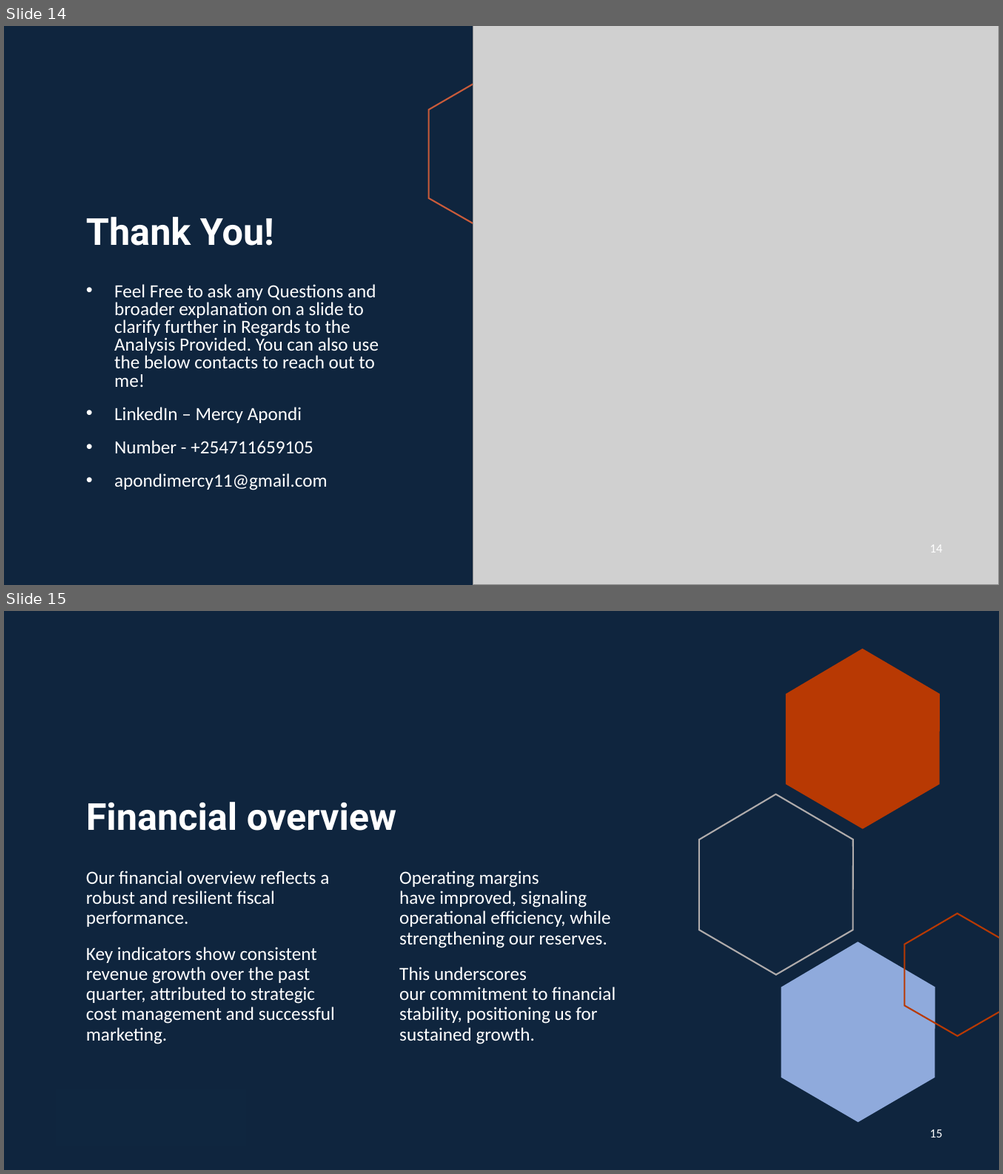
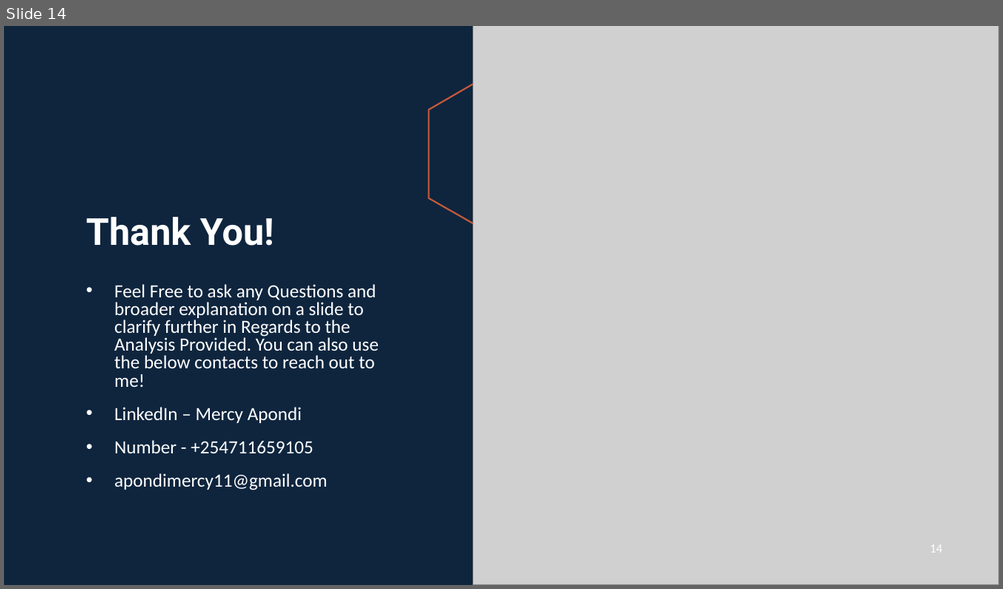
Before and after one commit to Apondi9911/New-Aviation-Fleet-Acquisition-Risk-Analysis, a slide deck: PresentationSlides/New Aviation Fleet Acquisition Risk Analysis.pptx. Shown one above the other, each under a label of ours: slides 14 and 15 before the commit, slide 14 after it. The pictures are 1003x1174 and 1003x589 pixels, drawn with LibreOffice and Linux fonts; fonts in the diff are those of the drawing; grey boxes stand for pictures. Boxes give left, top, right and bottom in pixels: in the first picture for what was removed or moved away, otherwise in the second. Text is boxed around its words. In the diff, an @@ line names an element or a change of style, - is before the commit and + after.

```diff
--- a/PresentationSlides/New Aviation Fleet Acquisition Risk Analysis.pptx
+++ b/PresentationSlides/New Aviation Fleet Acquisition Risk Analysis.pptx
@@ slide 15 removed at <box>4,611,999,1170</box>, background #0F253E @@
@@ freeform shape removed at <box>786,648,939,829</box> @@
@@ title removed at <box>86,802,396,831</box> @@
-Financial overview
@@ freeform shape removed at <box>699,795,852,975</box> @@
@@ text removed at <box>86,871,335,1045</box> @@
-Our financial overview reflects a robust and resilient fiscal performance.
-Key indicators show consistent revenue growth over the past quarter, attributed to strategic cost management and successful marketing.
@@ text removed at <box>399,871,615,1045</box> @@
-Operating margins have improved, signaling operational efficiency, while strengthening our reserves.
-This underscores our commitment to financial stability, positioning us for sustained growth.
@@ freeform shape removed at <box>905,914,999,1037</box> @@
@@ freeform shape removed at <box>781,943,934,1123</box> @@
@@ rectangle removed at <box>57,1088,247,1146</box> @@
@@ page number removed at <box>930,1130,942,1138</box> @@
-15
```
Also in this commit, not shown: 5 other slides removed, 10 other files.
